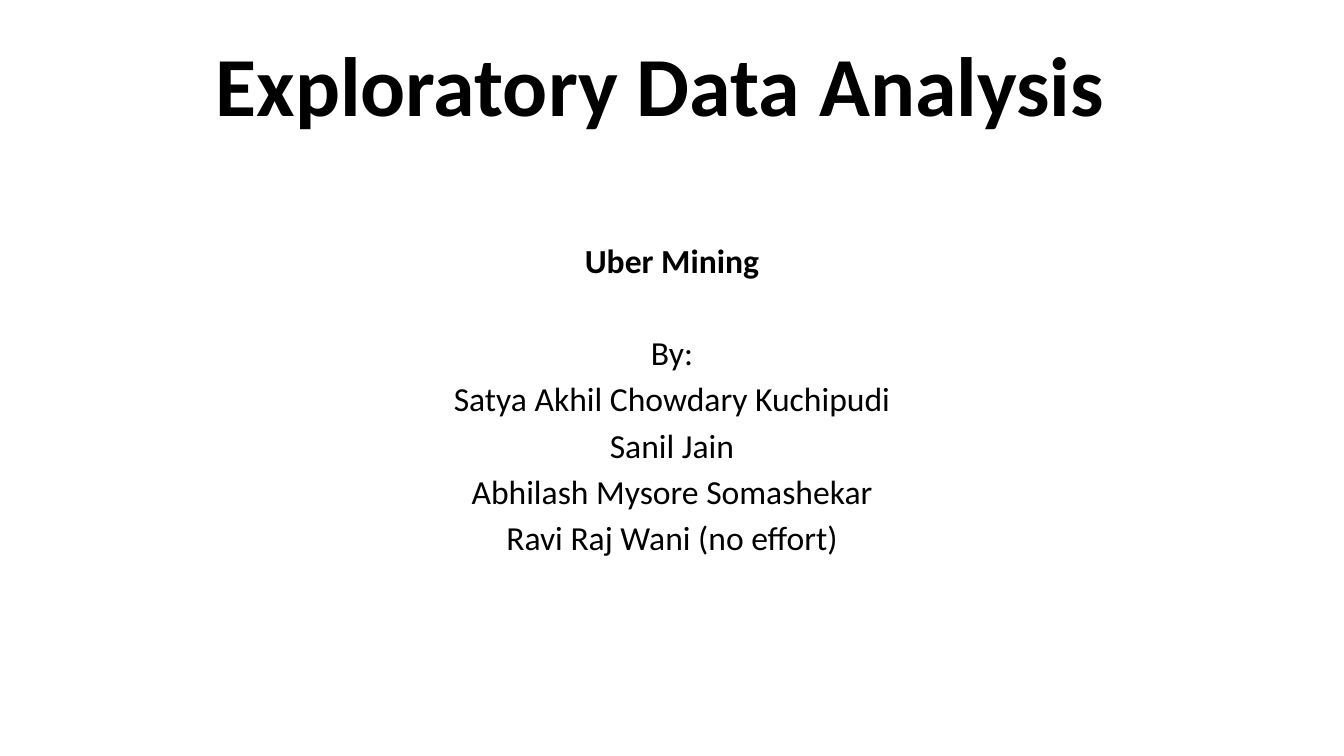
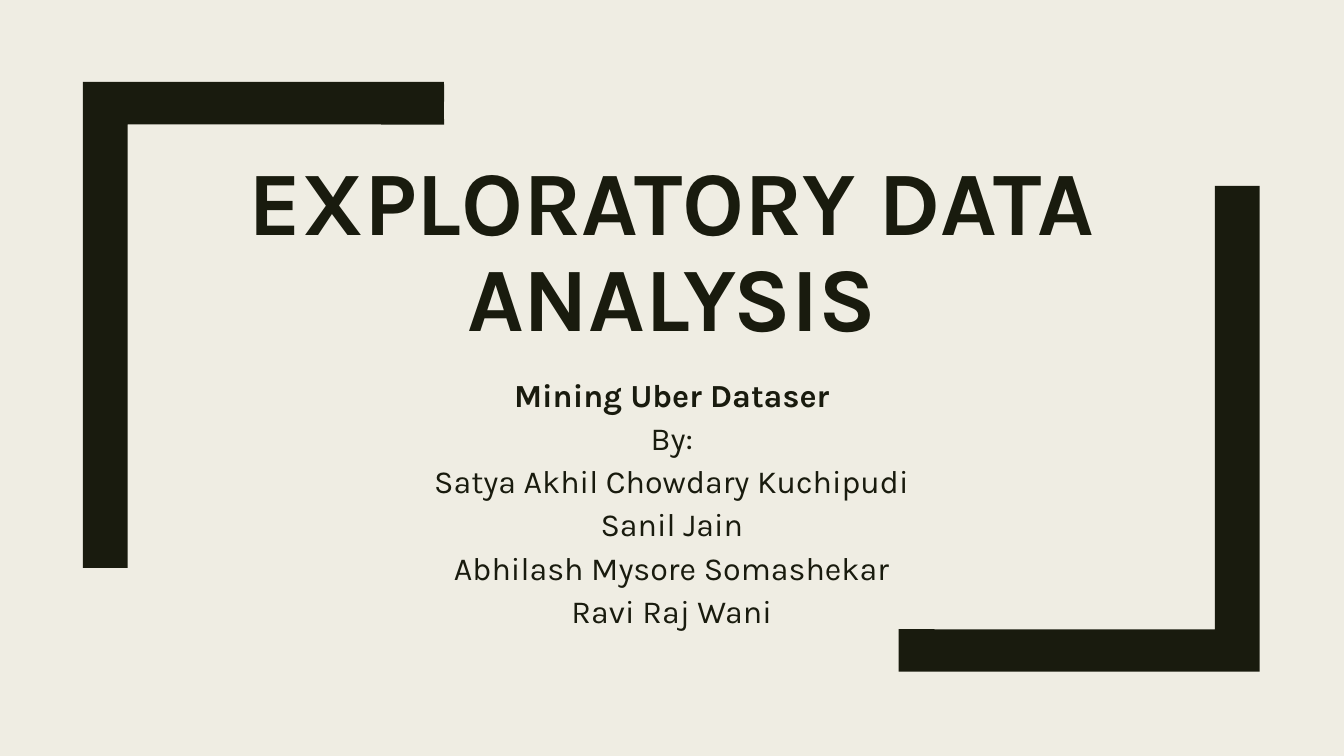
Before and after one commit to msabhi/mining-uber-dataset, a slide deck: slide 1 of images/Presentation2.pptx. Drawn at 1344x756 pixels with LibreOffice and Linux fonts; fonts in the diff are those of the drawing. Boxes give left, top, right and bottom in pixels: in the first picture for what was removed or moved away, otherwise in the second. Text is boxed around its words. In the diff, an @@ line names an element or a change of style, - is before the commit and + after.

```diff
--- a/images/Presentation2.pptx
+++ b/images/Presentation2.pptx
@@ background #FFFFFF to #EFEDE3 @@
@@ freeform shape added at bbox=[83, 82, 444, 568], fill #191B0E @@
@@ title at bbox=[249, 175, 1095, 333]: text changed; size 60 to 64.8 pt; font Calibri to Karla; text colour #000000 to #191B0E @@
-Exploratory Data Analysis
+EXPLORATORY DATA ANALYSIS
@@ freeform shape added at bbox=[899, 186, 1260, 671], fill #191B0E @@
@@ subtitle "Mining Uber Dataser": place and size @@
-subtitle "Mining Uber Dataser" at bbox=[454, 249, 890, 556]
+subtitle "Mining Uber Dataser" at bbox=[434, 384, 909, 631]
@@ subtitle at bbox=[514, 384, 829, 415]: text changed; size 24 to 23 pt; font Calibri to Karla; text colour #000000 to #191B0E @@
-Uber Mining
+Mining Uber Dataser
@@ subtitle at bbox=[434, 429, 909, 588]: size 24 to 23 pt, font Calibri to Karla, text colour #000000 to #191B0E in "By:", "Satya Akhil Chowdary Kuchipudi", "Sanil Jain", "Abhilash Mysore Somashekar"; line spacing 0.8 to 1.12; less space between paragraphs @@
@@ subtitle at bbox=[571, 601, 772, 631]: text changed; size 24 to 23 pt; font Calibri to Karla; text colour #000000 to #191B0E @@
-Ravi Raj Wani (no effort)
+Ravi Raj Wani
```
Also in this commit, not shown: 8 other slides changed, 4 slides added.
